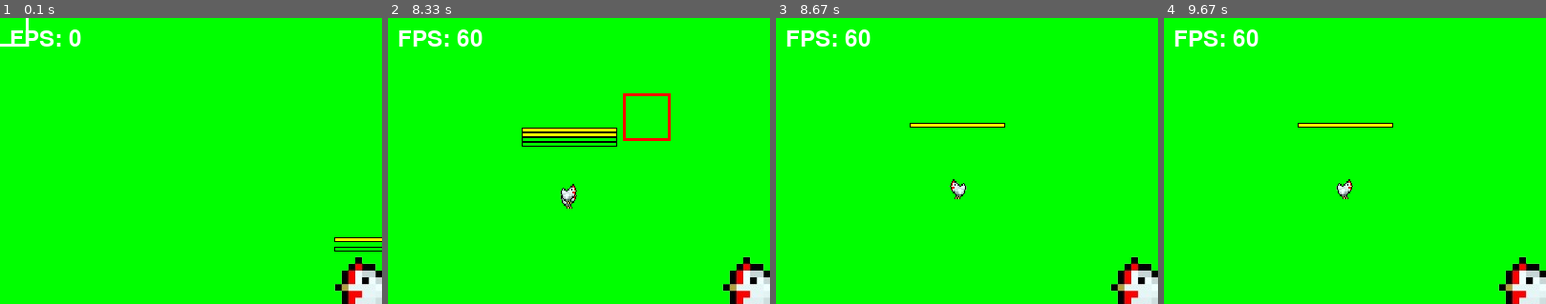
Above: before the commit, frames 1-4 (left to right).
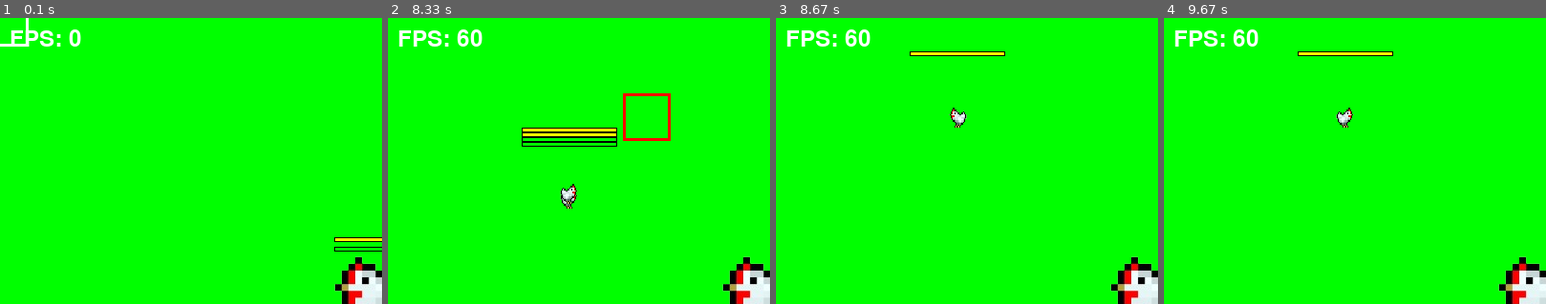
Above: after the commit, the same moments.

Repository: Zakihung/The-Chickening
Game: pygame game, started from main.py
Two runs of this game, one before a commit and one after it. Both use one fixed random seed, a clock stepped at 60 frames per second and the inputs below.
Inputs (mouse positions are % of the whole screen's width and height, from its top left):
- Up to frame 1 (0.1 s): no input
- Up to frame 2 (8.33 s): hold Space 0.33-0.8 s; hold Right 0.33-0.8 s; move the mouse to (46, 54) at 0.37 s; hold Right 0.83-1.3 s; move the mouse to (82, 47) at 0.87 s; hold Up 1.33-1.63 s; move the mouse to (50, 56) at 1.37 s; hold Right 1.67-2.13 s; move the mouse to (26, 51) at 1.7 s; hold Left 2.17-2.7 s; move the mouse to (60, 72) at 2.2 s; hold Down 2.73-3.03 s; move the mouse to (19, 74) at 2.77 s; hold Left 3.07-3.47 s; move the mouse to (65, 15) at 3.1 s; hold Up 3.5-3.87 s; move the mouse to (87, 85) at 3.53 s; hold Right 3.9-4.53 s; move the mouse to (62, 59) at 3.93 s; hold Down 4.57-4.93 s; move the mouse to (52, 16) at 4.6 s; hold Left 4.97-5.43 s; move the mouse to (26, 30) at 5 s; hold Right 5.47-5.93 s; move the mouse to (14, 47) at 5.5 s; hold Up 5.97-6.27 s; move the mouse to (45, 76) at 6 s; hold Right 6.3-6.77 s; move the mouse to (50, 62) at 6.33 s; hold Left 6.8-7.33 s; move the mouse to (47, 33) at 6.83 s; hold Down 7.37-7.67 s; move the mouse to (88, 88) at 7.4 s; hold Left 7.7-8.1 s; move the mouse to (76, 66) at 7.73 s; hold Up from 8.13 s (still down); move the mouse to (34, 17) at 8.17 s
- Up to frame 3 (8.67 s): release Up at 8.5 s; hold Right from 8.53 s (still down); move the mouse to (70, 42) at 8.57 s
- Up to frame 4 (9.67 s): release Right at 9.17 s; hold Down 9.2-9.57 s; move the mouse to (76, 41) at 9.23 s; hold Left from 9.6 s (still down); move the mouse to (85, 76) at 9.63 s
The pictures show only the part of the screen within x 0-50%, y 0-50%; the shares and areas given below are measured in that part.

Frames 1-2 are identical in both runs. In frame 3, 1.2% of the frame differs, in the area x 35-60%, y 11-64%; in frame 4, 1.2%.

Commit message:
Implement dodge roll for player with cooldown, duration, invincible flag, and tint effect

Diff:
--- a/modules/entities/player.py
+++ b/modules/entities/player.py
@@ -39,10 +39,14 @@
         self.ranged_damage = 15
         self.bomb_damage = 50
         self.bomb_count = 3  # Hạn chế trứng nổ
+        self.invincible = False  # Flag invincible trong dodge
+        self.dodge_speed_multiplier = 2  # Tăng speed gấp 2 khi dodge
+        self.dodge_duration = 0  # Timer duration (seconds)
+        self.dodge_cooldown_timer = 0  # Timer cooldown (seconds)
 
     def update(self, delta_time, keys):
         """
-        Override update: Xử lý input di chuyển chi tiết, dodge placeholder.
+        Override update: Xử lý input di chuyển chi tiết, dodge đầy đủ.
         :param keys: pygame.key.get_pressed() để check input
         """
         super().update(delta_time)  # Gọi base update (di chuyển và clamp)
@@ -62,39 +66,47 @@
             # Flip sprite sang phải (gốc)
             self.image = self.original_image
 
-        # Normalize direction để tốc độ chéo = thẳng (sqrt(2) fix)
+        # Normalize direction để tốc độ chéo = thẳng
         if self.direction.length_squared() > 0:
             self.direction.normalize_ip()
 
-        # Placeholder cho dodge roll (SPACE)
-        if keys[pygame.K_SPACE] and self.dodge_cooldown <= 0:
-            # Bắt đầu dodge: Tăng speed tạm, set duration, cooldown
-            self.speed *= 2  # Tốc độ lăn né nhanh gấp đôi
-            self.dodge_duration = 0.5  # 0.5 giây invincible (sẽ dùng timer)
-            self.dodge_cooldown = DODGE_COOLDOWN / 1000  # Convert ms to seconds
-            # TODO: Thêm invincible flag
+        # Dodge roll logic
+        if keys[pygame.K_SPACE] and self.dodge_cooldown_timer <= 0 and self.dodge_duration <= 0:
+            # Bắt đầu dodge nếu có direction (không đứng yên)
+            if self.direction.length() > 0:
+                self.dodge_duration = 0.5  # 0.5s dodge active
+                self.dodge_cooldown_timer = DODGE_COOLDOWN / 1000.0  # 1s cooldown
+                self.invincible = True
+                self.speed *= self.dodge_speed_multiplier  # Tăng speed
 
-        # Update cooldown và duration (dùng delta_time)
-        if self.dodge_cooldown > 0:
-            self.dodge_cooldown -= delta_time
+        # Update timers với delta_time
         if self.dodge_duration > 0:
             self.dodge_duration -= delta_time
             if self.dodge_duration <= 0:
-                self.speed = PLAYER_SPEED_DEFAULT  # Reset speed sau dodge
+                self.invincible = False
+                self.speed /= self.dodge_speed_multiplier  # Reset speed
+        if self.dodge_cooldown_timer > 0:
+            self.dodge_cooldown_timer -= delta_time
 
-        # Regen eggnergy placeholder (tăng dần theo thời gian)
+        # Regen eggnergy placeholder
         self.eggnergy = min(self.eggnergy + 10 * delta_time, EGGNERGY_MAX)
 
     def draw(self, screen):
         """
-        Override draw: Vẽ player và thêm eggnergy bar.
+        Override draw: Vẽ player và thêm eggnergy bar, hiệu ứng dodge.
         """
-        super().draw(screen)  # Gọi base draw (sprite và HP bar)
+        if self.image and self.invincible:
+            # Hiệu ứng invincible: Tint đỏ (placeholder)
+            tint_surface = self.image.copy()
+            tint_surface.fill((255, 0, 0, 128), special_flags=pygame.BLEND_RGBA_MULT)
+            screen.blit(tint_surface, self.rect.topleft)
+        else:
+            super().draw(screen)  # Bình thường
 
-        # Vẽ eggnergy bar dưới HP bar
+        # Vẽ eggnergy bar (giữ nguyên)
         energy_ratio = self.eggnergy / EGGNERGY_MAX
         bar_width = self.rect.width * energy_ratio
-        energy_bar_rect = pygame.Rect(self.rect.x, self.rect.y - 20, bar_width, 5)  # Dưới HP bar
+        energy_bar_rect = pygame.Rect(self.rect.x, self.rect.y - 20, bar_width, 5)
         pygame.draw.rect(screen, COLOR_YELLOW, energy_bar_rect)
         full_bar_rect = pygame.Rect(self.rect.x, self.rect.y - 20, self.rect.width, 5)
         pygame.draw.rect(screen, COLOR_BLACK, full_bar_rect, 1)
--- a/modules/screens/game_screen.py
+++ b/modules/screens/game_screen.py
@@ -35,11 +35,12 @@
         self.player.update(delta_time, keys)
         self.player.draw(self.screen)
         self.player.take_damage(0.1)  # Test giảm HP chậm để thấy bar
-        # Giả sử delta_time từ main.py, nhưng tạm pass từ đây nếu test
         keys = pygame.key.get_pressed()
-        self.player.update(delta_time, keys)  # Thêm delta_time
+        self.player.update(delta_time, keys)
         self.player.draw(self.screen)
-        self.player.take_damage(0.1)  # Test
+        # Test damage chỉ nếu không invincible
+        if not self.player.invincible:
+            self.player.take_damage(0.1)  # Test HP giảm chậm, nhưng skip khi dodge
         pygame.draw.rect(self.screen, (0, 100, 0), (0, SCREEN_HEIGHT - 100, SCREEN_WIDTH, 100))
 
     def draw_test_sprite(self):
